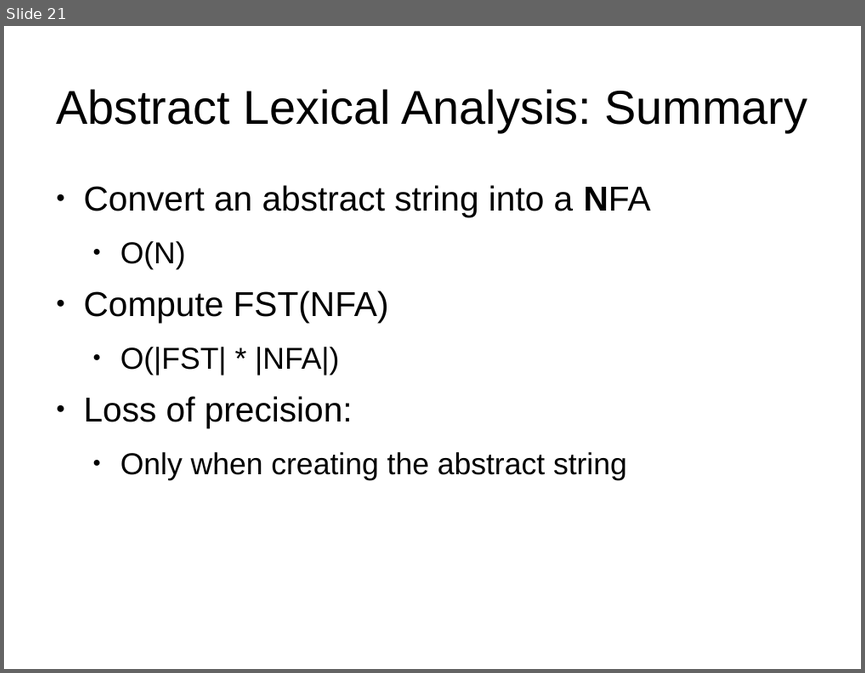
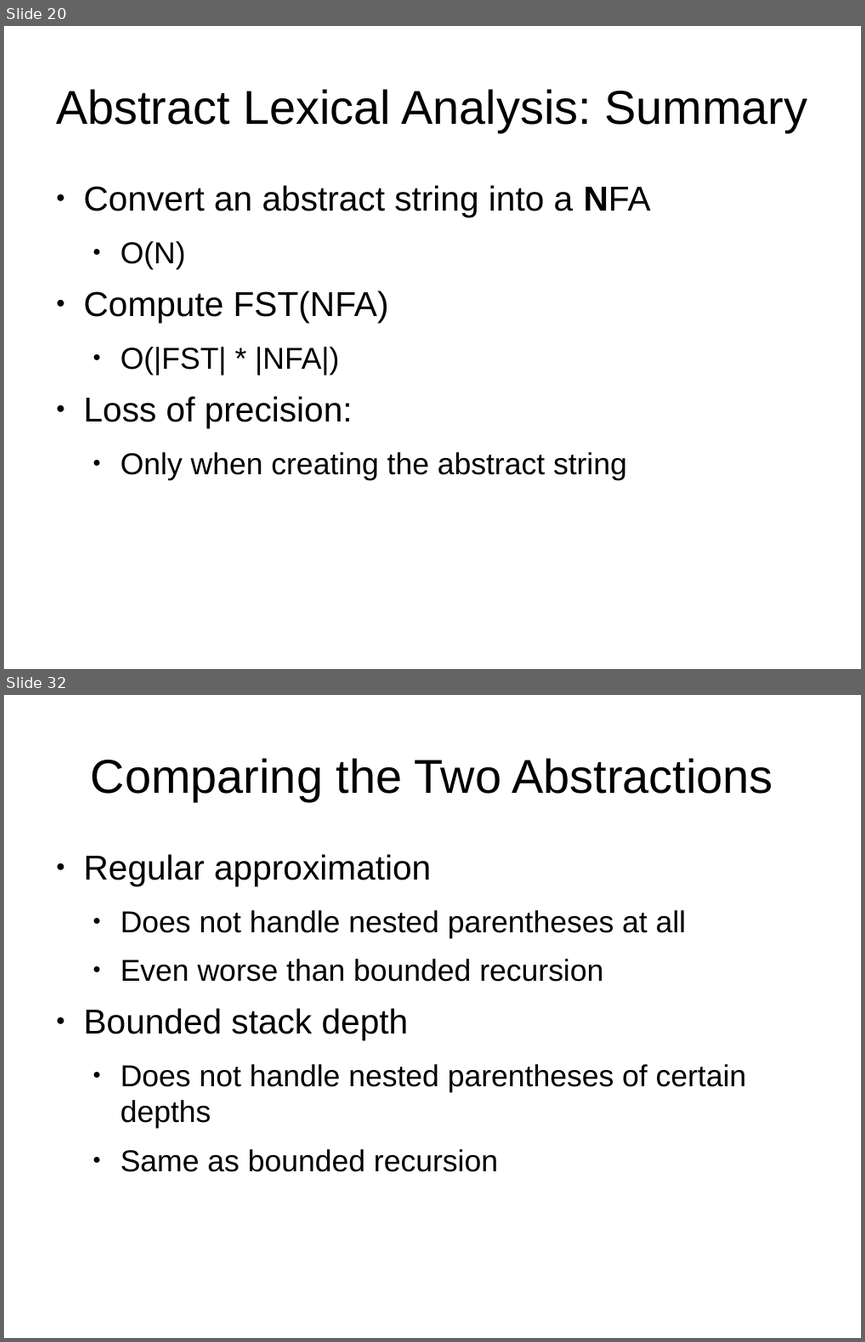
Before and after one commit to abreslav-from-google-code/abreslav, a slide deck: work/PL_Seminar/breslav_abstract_parsing.odp. Shown one above the other, each under a label of ours: slide 21 before the commit, slides 20 and 32 after it; the slides between them are not shown. The pictures are 865x673 and 865x1342 pixels, drawn with LibreOffice and Linux fonts; fonts in the diff are those of the drawing. Boxes give left, top, right and bottom in pixels: in the first picture for what was removed or moved away, otherwise in the second. Text is boxed around its words. In the diff, an @@ line names an element or a change of style, - is before the commit and + after.

```diff
--- a/work/PL_Seminar/breslav_abstract_parsing.odp
+++ b/work/PL_Seminar/breslav_abstract_parsing.odp
@@ slide 32 added at box(4, 695, 861, 1338), background #FFFFFF @@
@@ title added at box(91, 758, 773, 801), 44 pt, text #000000 @@
+Comparing the Two Abstractions
@@ text added at box(84, 854, 747, 1172), 28 pt, text #000000 @@
+● Regular approximation
+  ● Does not handle nested parentheses at all
+  ● Even worse than bounded recursion
+● Bounded stack depth
+  ● Does not handle nested parentheses of certain depths
+  ● Same as bounded recursion
@@ what was slide 21 is now slide 20 @@
```
Also in this commit, not shown: 14 slides changed, 13 other slides added, 2 slides removed.
